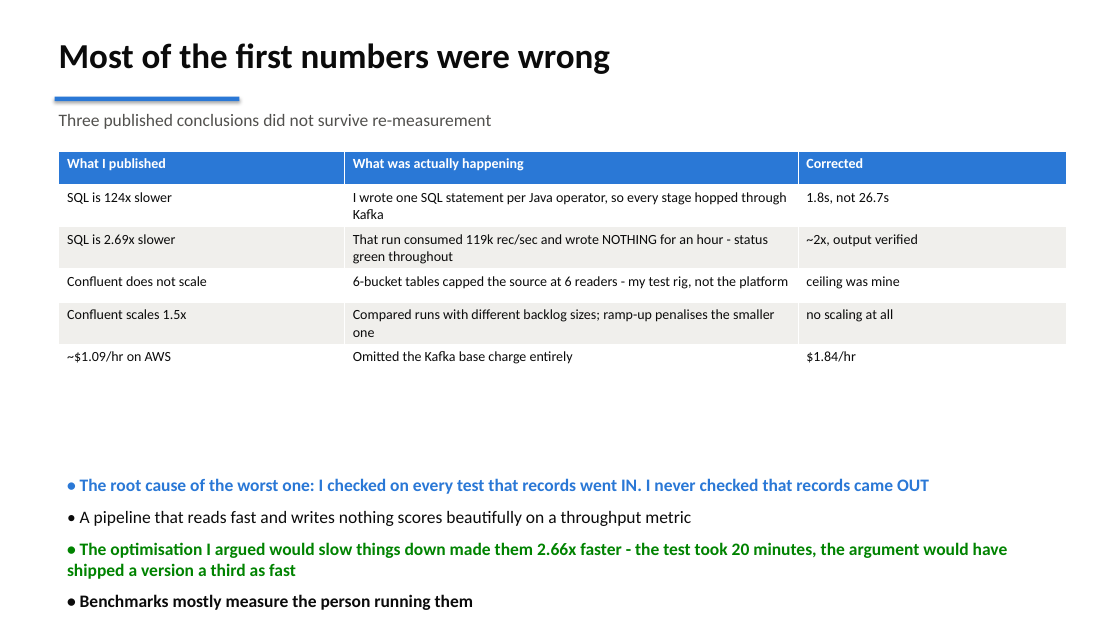
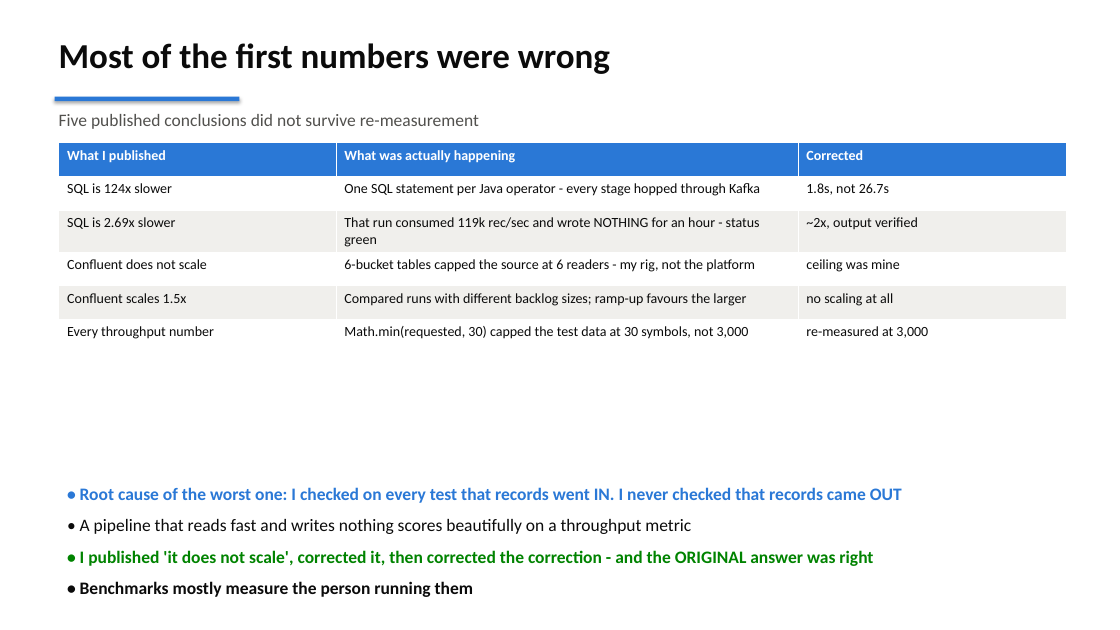
Before and after one commit to jimzucker/flink-fable5, a slide deck: slide 10 of docs/flink-demo-exec-briefing.pptx. Drawn at 1120x630 pixels with LibreOffice and Linux fonts; fonts in the diff are those of the drawing. Boxes give left, top, right and bottom in pixels: in the first picture for what was removed or moved away, otherwise in the second. Text is boxed around its words. In the diff, an @@ line names an element or a change of style, - is before the commit and + after.

```diff
--- a/docs/flink-demo-exec-briefing.pptx
+++ b/docs/flink-demo-exec-briefing.pptx
@@ text at bbox=[59, 114, 479, 129]: text changed @@
-Three published conclusions did not survive re-measurement
+Five published conclusions did not survive re-measurement
@@ table at bbox=[59, 143, 1067, 344] @@
-row 2, column 2: I wrote one SQL statement per Java operator, so every stage hopped through Kafka
+row 2, column 2: One SQL statement per Java operator - every stage hopped through Kafka
-row 3, column 2: That run consumed 119k rec/sec and wrote NOTHING for an hour - status green throughout
+row 3, column 2: That run consumed 119k rec/sec and wrote NOTHING for an hour - status green
-row 4, column 2: 6-bucket tables capped the source at 6 readers - my test rig, not the platform
+row 4, column 2: 6-bucket tables capped the source at 6 readers - my rig, not the platform
-row 5, column 2: Compared runs with different backlog sizes; ramp-up penalises the smaller one
+row 5, column 2: Compared runs with different backlog sizes; ramp-up favours the larger
-row 6: ~$1.09/hr on AWS | Omitted the Kafka base charge entirely | $1.84/hr
+row 6: Every throughput number | Math.min(requested, 30) capped the test data at 30 symbols, not 3,000 | re-measured at 3,000
@@ table: place and size @@
-table at bbox=[59, 151, 1067, 368]
+table at bbox=[59, 143, 1067, 344]
@@ text "• Root cause of the ...": place and size @@
-text "• Root cause of the ..." at bbox=[67, 478, 1008, 610]
+text "• Root cause of the ..." at bbox=[80, 487, 902, 597]
@@ text at bbox=[80, 487, 902, 503]: text changed @@
-• The root cause of the worst one: I checked on every test that records went IN. I never checked that records came OUT
+• Root cause of the worst one: I checked on every test that records went IN. I never checked that records came OUT
@@ text at bbox=[80, 550, 873, 566]: text changed @@
-• The optimisation I argued would slow things down made them 2.66x faster - the test took 20 minutes, the argument would have shipped a version a third as fast
+• I published 'it does not scale', corrected it, then corrected the correction - and the ORIGINAL answer was right
```
Also in this commit, not shown: 2 slides added, 3 other files.
